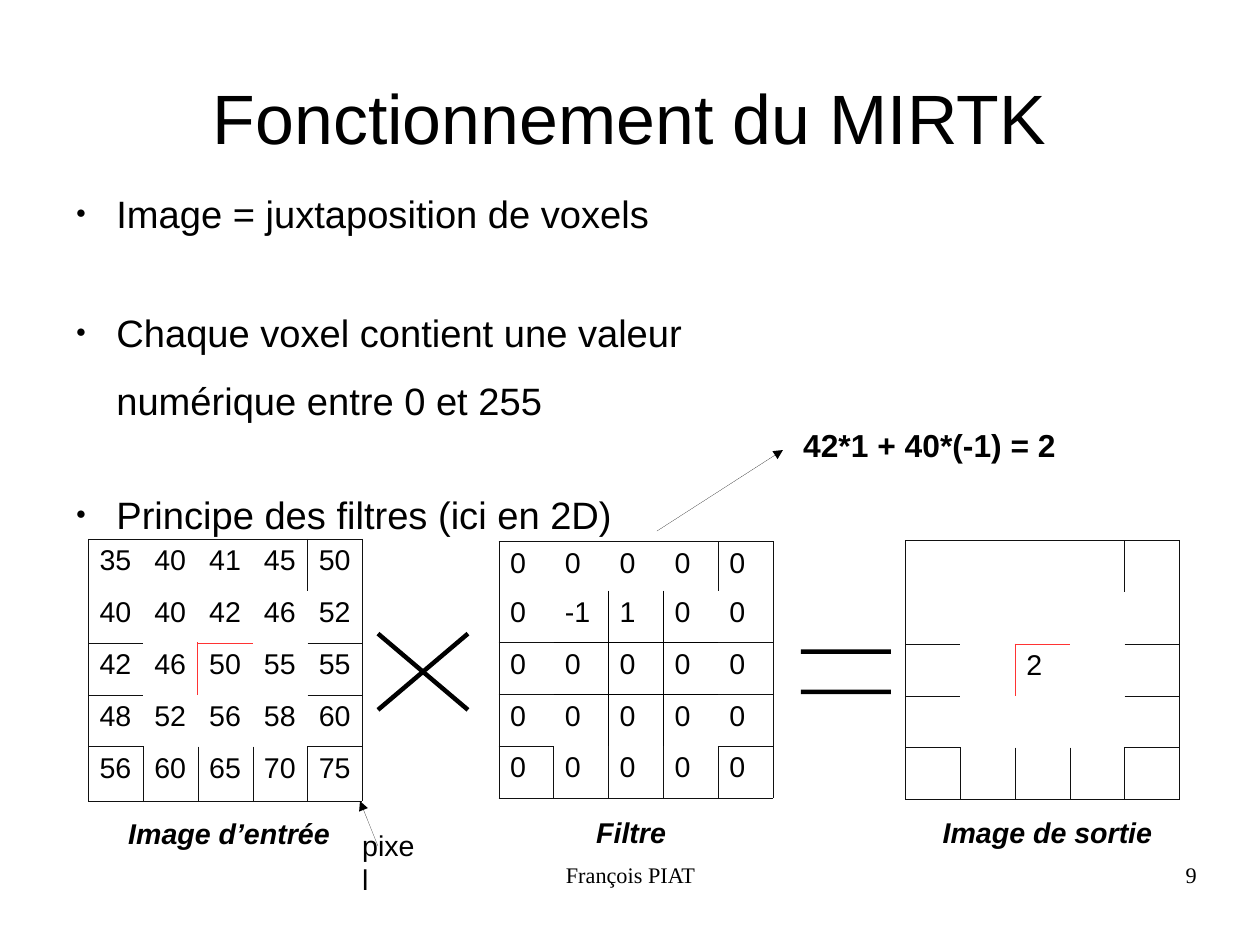
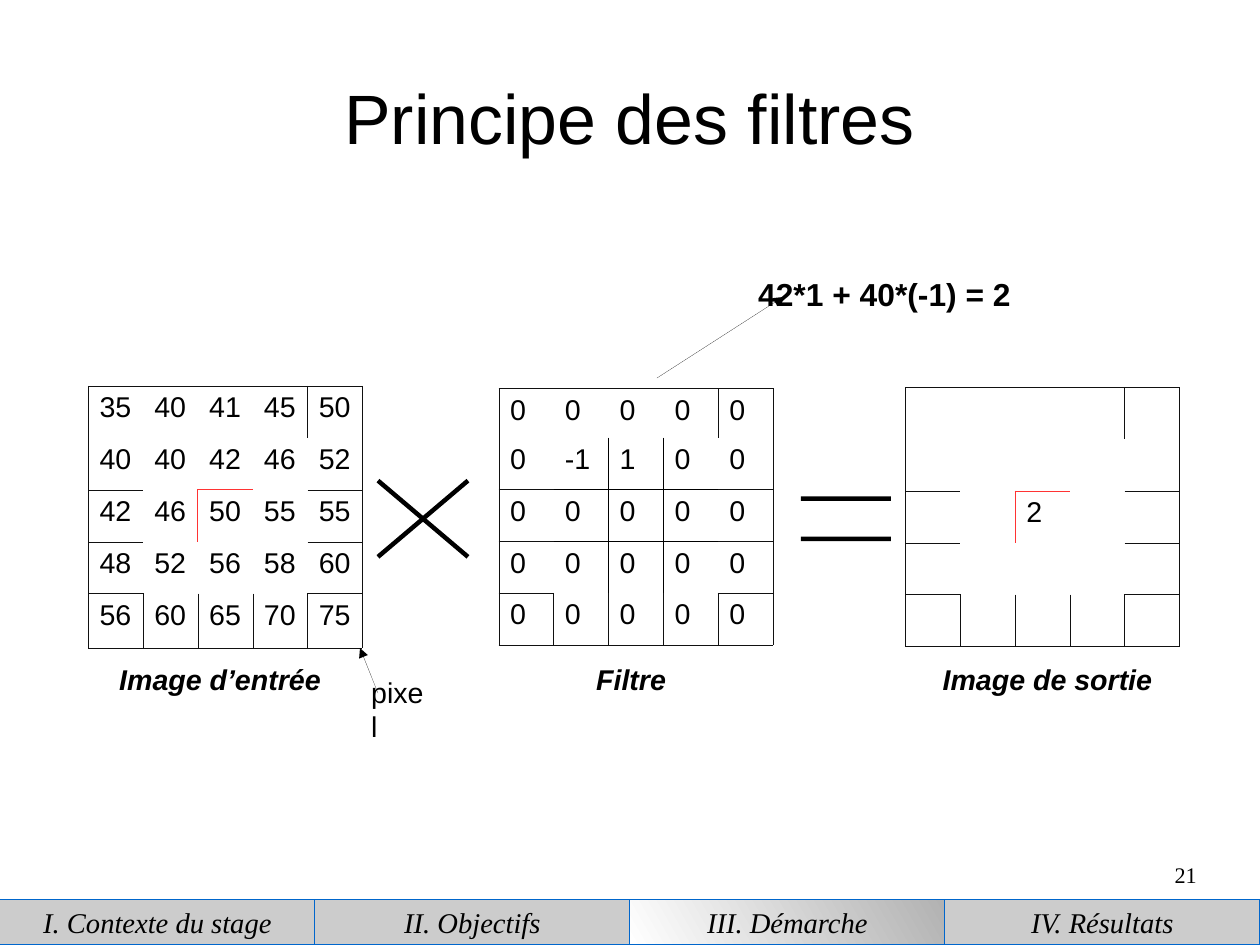
Before and after one commit to piatf/Report-2016-interniship-BioMedIA, a slide deck: slide 21 of presentation.odp (slide 9 before the commit). Drawn at 1260x945 pixels with LibreOffice and Linux fonts; fonts in the diff are those of the drawing. Boxes give left, top, right and bottom in pixels: in the first picture for what was removed or moved away, otherwise in the second. Text is boxed around its words. In the diff, an @@ line names an element or a change of style, - is before the commit and + after.

```diff
--- a/presentation.odp
+++ b/presentation.odp
@@ title at [344, 93, 915, 157]: text changed @@
-Fonctionnement du MIRTK
+Principe des filtres
@@ text removed at [116, 200, 682, 537] @@
-● Image = juxtaposition de voxels
-● Chaque voxel contient une valeur
-numérique entre 0 et 255
-● Principe des filtres (ici en 2D)
@@ alignment left to justified in 5 elements at [943, 669, 1152, 696], [596, 669, 666, 691], [360, 672, 441, 748], [119, 669, 321, 695], [758, 283, 1011, 311] @@
@@ text "42*1 + 40*(-1) = 2": place and size @@
-text "42*1 + 40*(-1) = 2" at [803, 434, 1056, 463]
+text "42*1 + 40*(-1) = 2" at [758, 283, 1011, 311]
@@ table at [88, 386, 362, 648] @@
@@ alignment left to justified @@
@@ table at [499, 389, 773, 646] @@
@@ alignment left to justified @@
@@ table at [906, 388, 1180, 647] @@
@@ alignment left to justified @@
@@ line moved from (802, 692) - (892, 692) to (892, 499) - (802, 499) @@
@@ line moved from (892, 652) - (802, 652) to (802, 539) - (892, 539) @@
@@ text "Image d’entrée": place and size @@
-text "Image d’entrée" at [128, 823, 330, 850]
+text "Image d’entrée" at [119, 669, 321, 695]
@@ 3 tables, 2 lines, 2 arrows, 1 text: place and size @@
-3 tables, 2 lines, 2 arrows, 1 text at [88, 450, 1180, 846]
+3 tables, 2 lines, 2 arrows, 1 text at [88, 297, 1180, 693]
@@ text "Image de sortie": place and size @@
-text "Image de sortie" at [943, 822, 1152, 849]
+text "Image de sortie" at [943, 669, 1152, 696]
@@ text "pixel": place and size @@
-text "pixel" at [351, 826, 432, 901]
+text "pixel" at [360, 672, 441, 748]
@@ text removed at [566, 868, 695, 888] @@
-François PIAT
@@ page number at [1175, 868, 1197, 883]: text changed @@
-9
+21
@@ group added at [0, 900, 1260, 944]: 4 rectangles @@
+I. Contexte du stage
+II. Objectifs
+III. Démarche
+IV. Résultats
```
Also in this commit, not shown: 9 other slides changed, 21 slides added, 8 slides removed.
